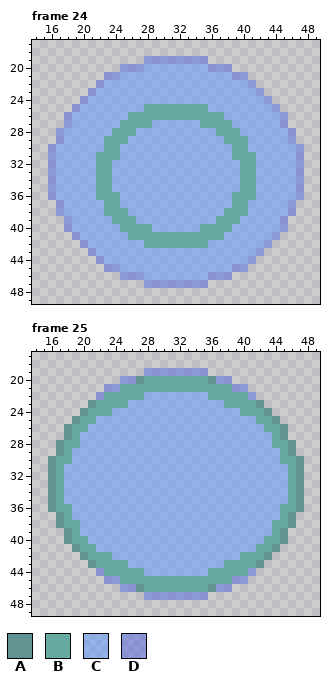
Edited in one commit: pixel-art file (demo3/aseprite/triangles.aseprite). The picture above was drawn from the file before the commit.
64x64 pixels, 91 frames. Colours within 5 levels of each other are drawn and written as one. Shown: frame 24: x 14..49, y 17..49; frame 25: x 14..49, y 17..49. The commit also changed other frames, which this record leaves out.
Visible layers, top first: "Layer 2" opacity 55%, "Layer 5", "Layer 1", "Layer 4", "Layer 3" opacity 52%.
Palette (. is transparent): A #629291  B #66aba2  C #639bff8c  D #5b6ee18c
Pixels before, frame 24, first column x 16:
19 ............DDDDDDDD............
20 .........DDDCCCCCCCCDDD.........
21 .......DDCCCCCCCCCCCCCCDD.......
22 ......DCCCCCCCCCCCCCCCCCCD......
23 .....DCCCCCCCCCCCCCCCCCCCCD.....
24 ....DCCCCCCCCCCCCCCCCCCCCCCD....
25 ...DCCCCCCCCBBBBBBBBCCCCCCCCD...
26 ..DCCCCCCCBBBBBBBBBBBBCCCCCCCD..
27 ..DCCCCCCBBBBCCCCCCBBBBCCCCCCD..
28 .DCCCCCCBBBCCCCCCCCCCBBBCCCCCCD.
29 .DCCCCCBBBCCCCCCCCCCCCBBBCCCCCD.
30 DCCCCCCBBCCCCCCCCCCCCCCBBCCCCCCD
31 DCCCCCBBBCCCCCCCCCCCCCCBBBCCCCCD
32 DCCCCCBBCCCCCCCCCCCCCCCCBBCCCCCD
33 DCCCCCBBCCCCCCCCCCCCCCCCBBCCCCCD
34 DCCCCCBBCCCCCCCCCCCCCCCCBBCCCCCD
35 DCCCCCBBCCCCCCCCCCCCCCCCBBCCCCCD
36 DCCCCCBBBCCCCCCCCCCCCCCBBBCCCCCD
37 .DCCCCCBBCCCCCCCCCCCCCCBBCCCCCD.
38 .DCCCCCBBBCCCCCCCCCCCCBBBCCCCCD.
39 ..DCCCCCBBBCCCCCCCCCCBBBCCCCCD..
40 ..DCCCCCCBBBBCCCCCCBBBBCCCCCCD..
41 ...DCCCCCCBBBBBBBBBBBBCCCCCCD...
42 ....DCCCCCCCBBBBBBBBCCCCCCCD....
43 .....DCCCCCCCCCCCCCCCCCCCCD.....
44 ......DCCCCCCCCCCCCCCCCCCD......
45 .......DDCCCCCCCCCCCCCCDD.......
46 .........DDDCCCCCCCCDDD.........
47 ............DDDDDDDD............
Pixels before, frame 25, first column x 16:
19 ............DDDDDDDD............
20 .........DDABBBBBBBBADD.........
21 .......DDBBBBBBBBBBBBBBDD.......
22 ......DBBBBBCCCCCCCCBBBBBD......
23 .....ABBBBCCCCCCCCCCCCBBBBA.....
24 ....ABBBCCCCCCCCCCCCCCCCBBBA....
25 ...ABBCCCCCCCCCCCCCCCCCCCCBBA...
26 ..ABBCCCCCCCCCCCCCCCCCCCCCCBBA..
27 ..ABCCCCCCCCCCCCCCCCCCCCCCCCBA..
28 .ABBCCCCCCCCCCCCCCCCCCCCCCCCBBA.
29 .ABCCCCCCCCCCCCCCCCCCCCCCCCCCBA.
30 ABBCCCCCCCCCCCCCCCCCCCCCCCCCCBBA
31 ABCCCCCCCCCCCCCCCCCCCCCCCCCCCCBA
32 ABCCCCCCCCCCCCCCCCCCCCCCCCCCCCBA
33 ABCCCCCCCCCCCCCCCCCCCCCCCCCCCCBA
34 ABCCCCCCCCCCCCCCCCCCCCCCCCCCCCBA
35 ABCCCCCCCCCCCCCCCCCCCCCCCCCCCCBA
36 ABBCCCCCCCCCCCCCCCCCCCCCCCCCCBBA
37 .ABCCCCCCCCCCCCCCCCCCCCCCCCCCBA.
38 .ABBCCCCCCCCCCCCCCCCCCCCCCCCBBA.
39 ..ABCCCCCCCCCCCCCCCCCCCCCCCCBA..
40 ..ABBCCCCCCCCCCCCCCCCCCCCCCBBA..
41 ...ABBCCCCCCCCCCCCCCCCCCCCBBA...
42 ....ABBBCCCCCCCCCCCCCCCCBBBA....
43 .....ABBBBCCCCCCCCCCCCBBBBA.....
44 ......DBBBBBCCCCCCCCBBBBBD......
45 .......DDBBBBBBBBBBBBBBDD.......
46 .........DDABBBBBBBBADD.........
47 ............DDDDDDDD............
New version:
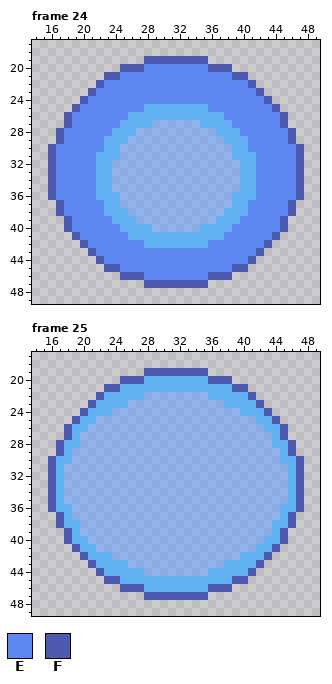
Colours new in this view: E #5f87f1  F #4e59b0
Changes in this commit:
colour B: #66aba2 -> #61b2f3
Frame 24, layer "Layer 1":
y 19: x 28..35 DDDDDDDD -> FFFFFFFF
y 20: x 25..38 DDDCCCCCCCCDDD -> FFFEEEEEEEEFFF
y 21: x 23..40 DDCCCCCCCCCCCCCCDD -> FFEEEEEEEEEEEEEEFF
y 22: x 22..41 DCCCCCCCCCCCCCCCCCCD -> FEEEEEEEEEEEEEEEEEEF
y 23: x 21..42 DCCCCCCCCCCCCCCCCCCCCD -> FEEEEEEEEEEEEEEEEEEEEF
y 24: x 20..43 DCCCCCCCCCCCCCCCCCCCCCCD -> FEEEEEEEEEEEEEEEEEEEEEEF
y 25: x 19..27 DCCCCCCCC -> FEEEEEEEE; x 36..44 CCCCCCCCD -> EEEEEEEEF
y 26: x 18..25 DCCCCCCC -> FEEEEEEE; x 38..45 CCCCCCCD -> EEEEEEEF
y 27: x 18..24 DCCCCCC -> FEEEEEE; x 39..45 CCCCCCD -> EEEEEEF
y 28: x 17..23 DCCCCCC -> FEEEEEE; x 40..46 CCCCCCD -> EEEEEEF
y 29: x 17..22 DCCCCC -> FEEEEE; x 41..46 CCCCCD -> EEEEEF
y 30: x 16..22 DCCCCCC -> FEEEEEE; x 41..47 CCCCCCD -> EEEEEEF
y 31..36: x 16..21 DCCCCC -> FEEEEE; x 42..47 CCCCCD -> EEEEEF
y 37..38: x 17..22 DCCCCC -> FEEEEE; x 41..46 CCCCCD -> EEEEEF
y 39: x 18..23 DCCCCC -> FEEEEE; x 40..45 CCCCCD -> EEEEEF
y 40: x 18..24 DCCCCCC -> FEEEEEE; x 39..45 CCCCCCD -> EEEEEEF
y 41: x 19..25 DCCCCCC -> FEEEEEE; x 38..44 CCCCCCD -> EEEEEEF
y 42: x 20..27 DCCCCCCC -> FEEEEEEE; x 36..43 CCCCCCCD -> EEEEEEEF
y 43: x 21..42 DCCCCCCCCCCCCCCCCCCCCD -> FEEEEEEEEEEEEEEEEEEEEF
y 44: x 22..41 DCCCCCCCCCCCCCCCCCCD -> FEEEEEEEEEEEEEEEEEEF
y 45: x 23..40 DDCCCCCCCCCCCCCCDD -> FFEEEEEEEEEEEEEEFF
y 46: x 25..38 DDDCCCCCCCCDDD -> FFFEEEEEEEEFFF
y 47: x 28..35 DDDDDDDD -> FFFFFFFF
Frame 25, layer "Layer 1":
y 19: x 28..35 DDDDDDDD -> FFFFFFFF
y 20: x 25..27 DDA -> FFF; x 36..38 ADD -> FFF
y 21: x 23..24 DD -> FF; x 39..40 DD -> FF
y 22: x 22 D -> F; x 41 D -> F
y 23: x 21 A -> F; x 42 A -> F
y 24: x 20 A -> F; x 43 A -> F
y 25: x 19 A -> F; x 44 A -> F
y 26..27: x 18 A -> F; x 45 A -> F
y 28..29: x 17 A -> F; x 46 A -> F
y 30..36: x 16 A -> F; x 47 A -> F
y 37..38: x 17 A -> F; x 46 A -> F
y 39..40: x 18 A -> F; x 45 A -> F
y 41: x 19 A -> F; x 44 A -> F
y 42: x 20 A -> F; x 43 A -> F
y 43: x 21 A -> F; x 42 A -> F
y 44: x 22 D -> F; x 41 D -> F
y 45: x 23..24 DD -> FF; x 39..40 DD -> FF
y 46: x 25..27 DDA -> FFF; x 36..38 ADD -> FFF
y 47: x 28..35 DDDDDDDD -> FFFFFFFF
